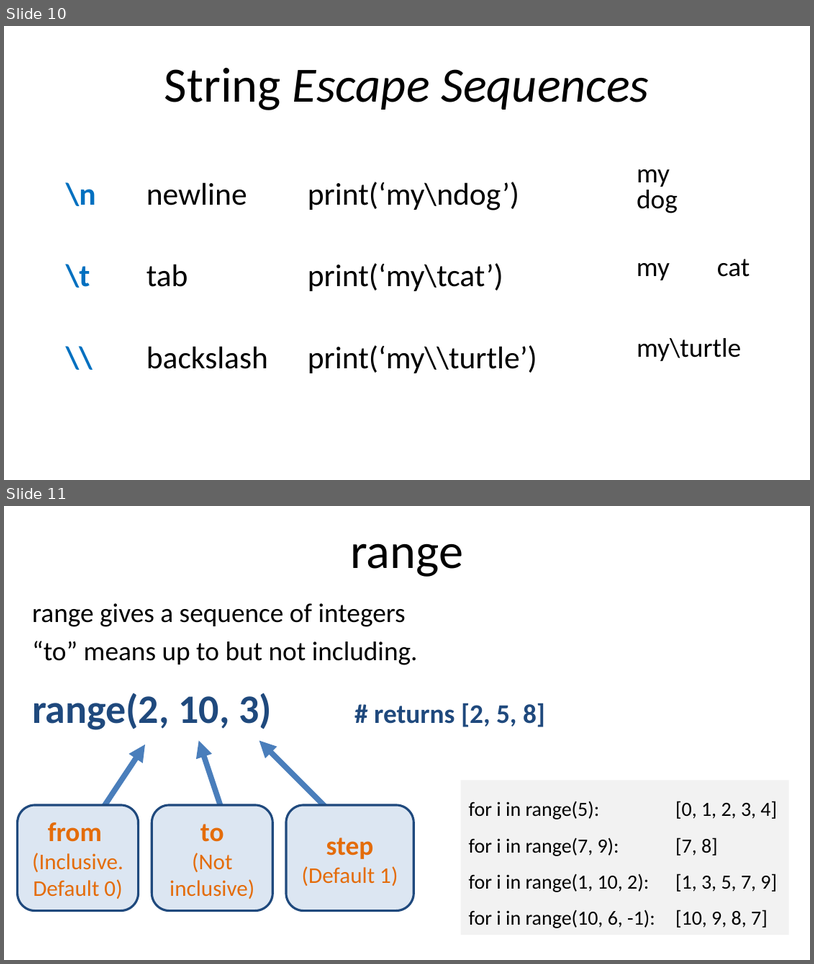
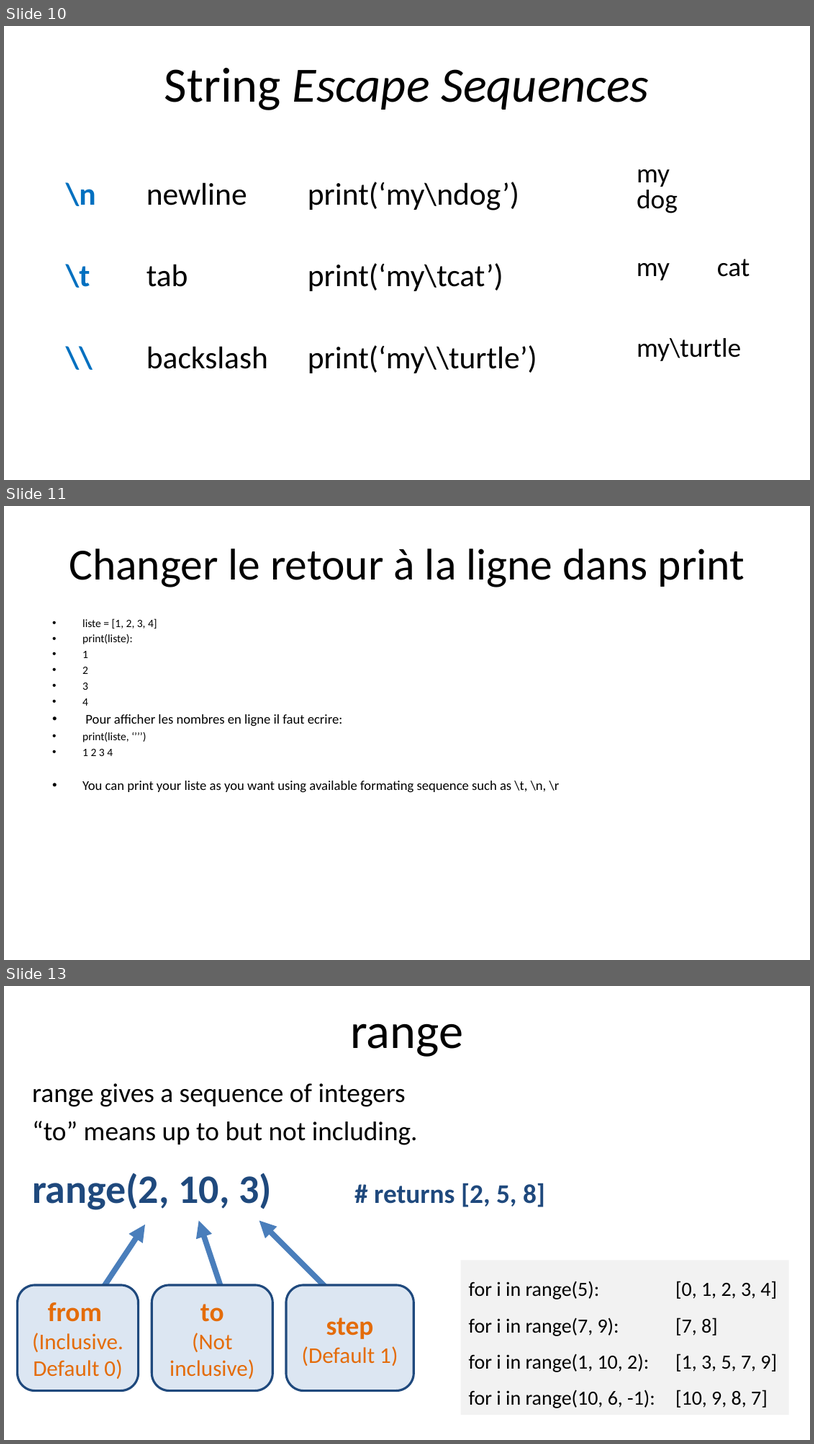
Before and after one commit to julienPalleau/Udemy, a slide deck: PythonParLaPratique 101 exercices/Python in 90 minutes [Enregistrement automatique].pptx. Shown one above the other, each under a label of ours: slides 10 and 11 before the commit, slides 10, 11 and 13 after it; the slides between them are not shown. The pictures are 814x964 and 814x1444 pixels, drawn with LibreOffice and Linux fonts; fonts in the diff are those of the drawing. Boxes give left, top, right and bottom in pixels: in the first picture for what was removed or moved away, otherwise in the second. Text is boxed around its words. In the diff, an @@ line names an element or a change of style, - is before the commit and + after.

```diff
--- a/PythonParLaPratique 101 exercices/Python in 90 minutes [Enregistrement automatique].pptx
+++ b/PythonParLaPratique 101 exercices/Python in 90 minutes [Enregistrement automatique].pptx
@@ slide 11 added at bbox=[4, 506, 810, 960], background #FFFFFF @@
@@ title added at bbox=[69, 548, 745, 587], 39.6 pt, text #000000 @@
+Changer le retour à la ligne dans print
@@ text added at bbox=[82, 618, 560, 793], 12 pt, text #000000 @@
+• liste = [1, 2, 3, 4]
+• print(liste):
+• 1
+• 2
+• 3
+• 4
+• Pour afficher les nombres en ligne il faut ecrire:
+• print(liste, ‘’’’)
+• 1 2 3 4
+• You can print your liste as you want using available formating sequence such as \t, \n, \r
@@ what was slide 11 is now slide 13 @@
```
Also in this commit, not shown: 1 other slide added.
